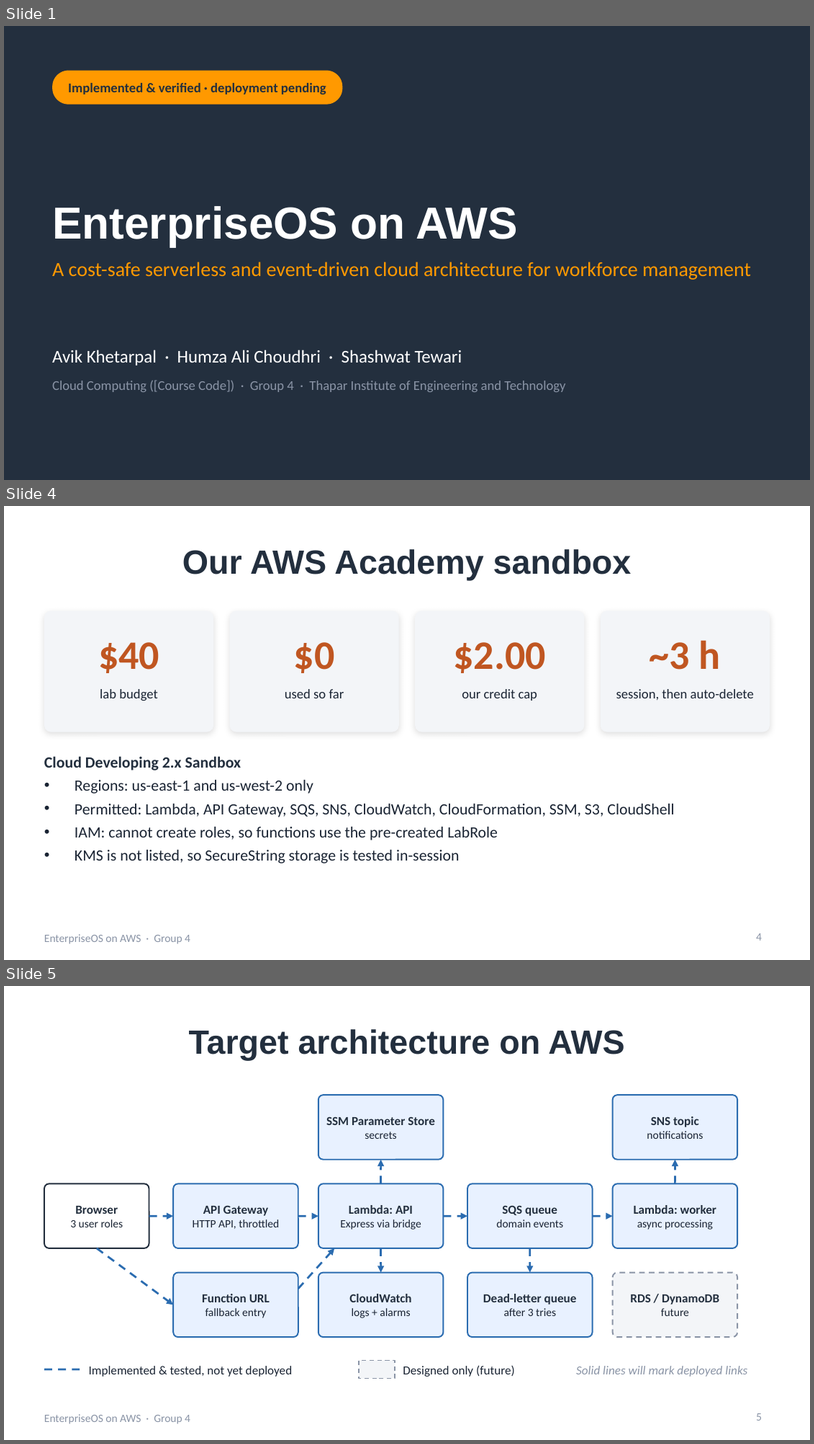
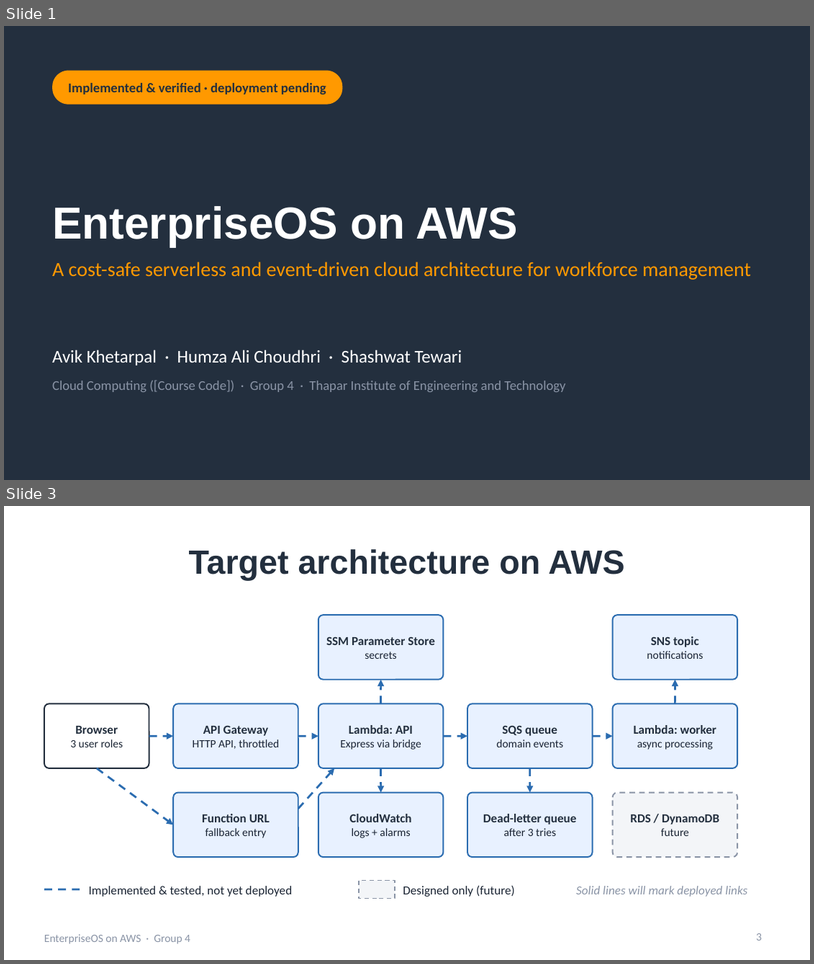
Before and after one commit to Ak7950/EnterpriseOS-AWS-Cloud, a slide deck: presentation/EnterpriseOS-AWS-Presentation.pptx. Shown one above the other, each under a label of ours: slides 1, 4 and 5 before the commit, slides 1 and 3 after it; the slides between them are not shown. The pictures are 814x1444 and 814x964 pixels, drawn with LibreOffice and Linux fonts; fonts in the diff are those of the drawing. Boxes give left, top, right and bottom in pixels: in the first picture for what was removed or moved away, otherwise in the second. Text is boxed around its words. In the diff, an @@ line names an element or a change of style, - is before the commit and + after.

```diff
--- a/presentation/EnterpriseOS-AWS-Presentation.pptx
+++ b/presentation/EnterpriseOS-AWS-Presentation.pptx
@@ slide 4 removed at [4,506,810,960], background #FFFFFF; not listed: 1 template element that a slide beside it also shows @@
@@ title removed at [183,549,632,580] @@
-Our AWS Academy sandbox
@@ rounded rectangle removed at [44,611,214,732] @@
@@ rounded rectangle removed at [230,611,399,732] @@
@@ rounded rectangle removed at [415,611,584,732] @@
@@ rounded rectangle removed at [601,611,770,732] @@
@@ text removed at [98,642,160,673] @@
-$40
@@ text removed at [294,642,335,673] @@
-$0
@@ text removed at [454,642,546,673] @@
-$2.00
@@ text removed at [650,640,721,669] @@
-~3 h
@@ text removed at [100,689,157,700] @@
-lab budget
@@ text removed at [285,689,345,698] @@
-used so far
@@ text removed at [462,689,538,700] @@
-our credit cap
@@ text removed at [617,689,754,700] @@
-session, then auto-delete
@@ text removed at [44,756,674,863] @@
-Cloud Developing 2.x Sandbox
-• Regions: us-east-1 and us-west-2 only
-• Permitted: Lambda, API Gateway, SQS, SNS, CloudWatch, CloudFormation, SSM, S3, CloudShell
-• IAM: cannot create roles, so functions use the pre-created LabRole
-• KMS is not listed, so SecureString storage is tested in-session
@@ page number removed at [756,933,762,940] @@
-4
@@ what was slide 5 is now slide 3 @@
@@ page number at [756,933,762,940]: text changed @@
-5
+3
```
Also in this commit, not shown: 4 slides changed, 1 slide added, 5 other slides removed, 15 other files.
